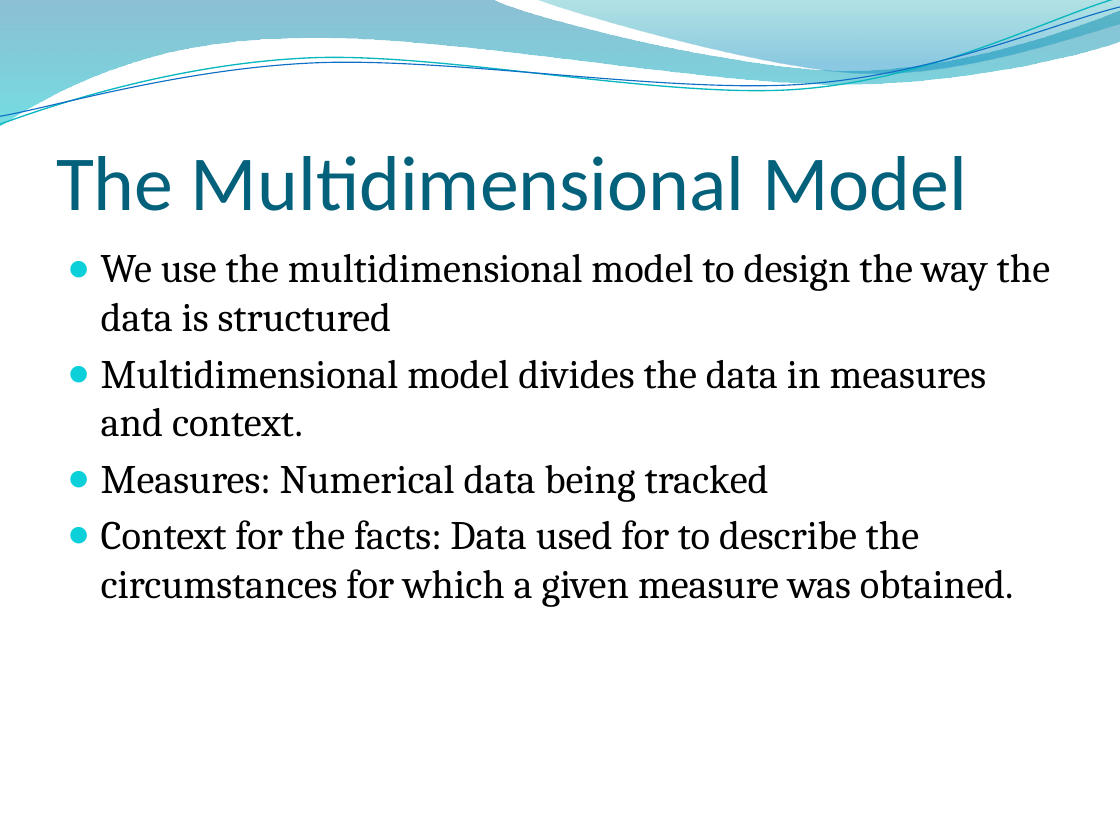
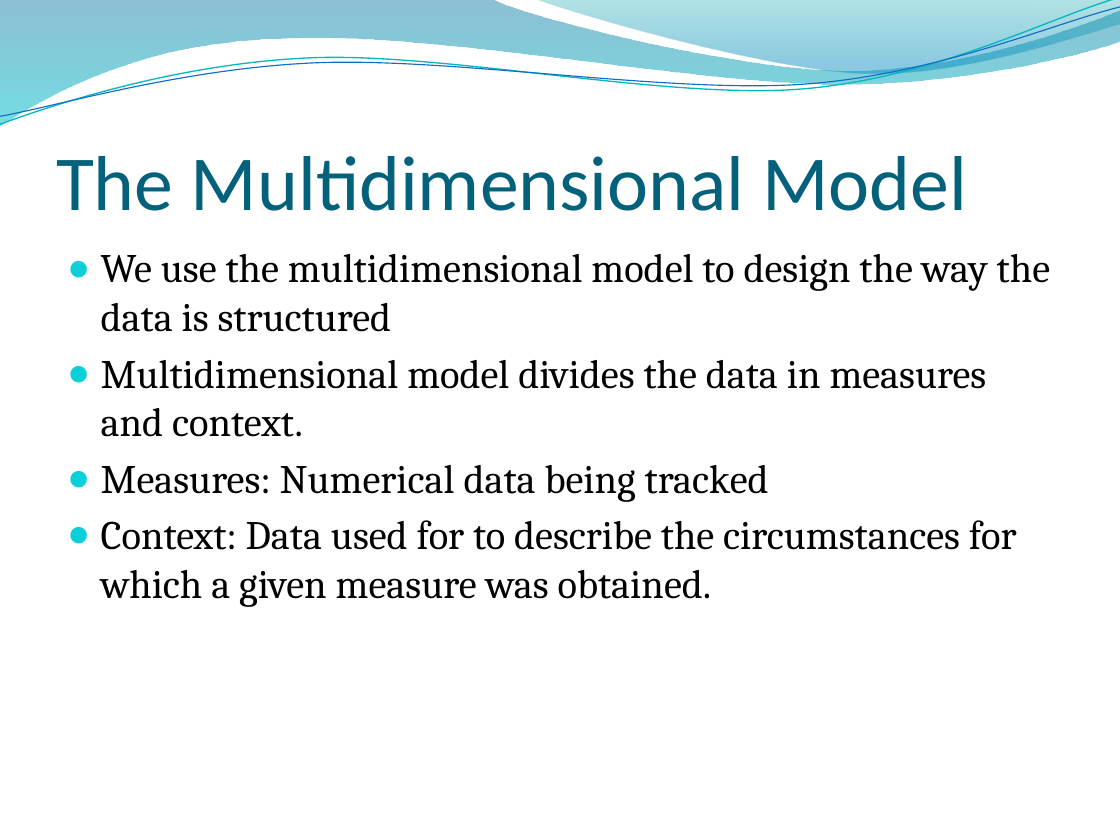
Before and after one commit to edvelezg/unb-dw, a slide deck: slide 16 of project/Presentation/Datawarehousing.pptm. Drawn at 1120x840 pixels with LibreOffice and Linux fonts; fonts in the diff are those of the drawing; background and template pictures are left out. Boxes give left, top, right and bottom in pixels: in the first picture for what was removed or moved away, otherwise in the second. Text is boxed around its words. In the diff, an @@ line names an element or a change of style, - is before the commit and + after.

```diff
--- a/project/Presentation/Datawarehousing.pptm
+++ b/project/Presentation/Datawarehousing.pptm
@@ text at bbox=[101, 520, 1017, 607]: text changed @@
-● Context for the facts: Data used for to describe the circumstances for which a given measure was obtained.
+● Context: Data used for to describe the circumstances for which a given measure was obtained.
```
Also in this commit, not shown: 16 other slides changed, 3 slides added, 1 slide removed.
